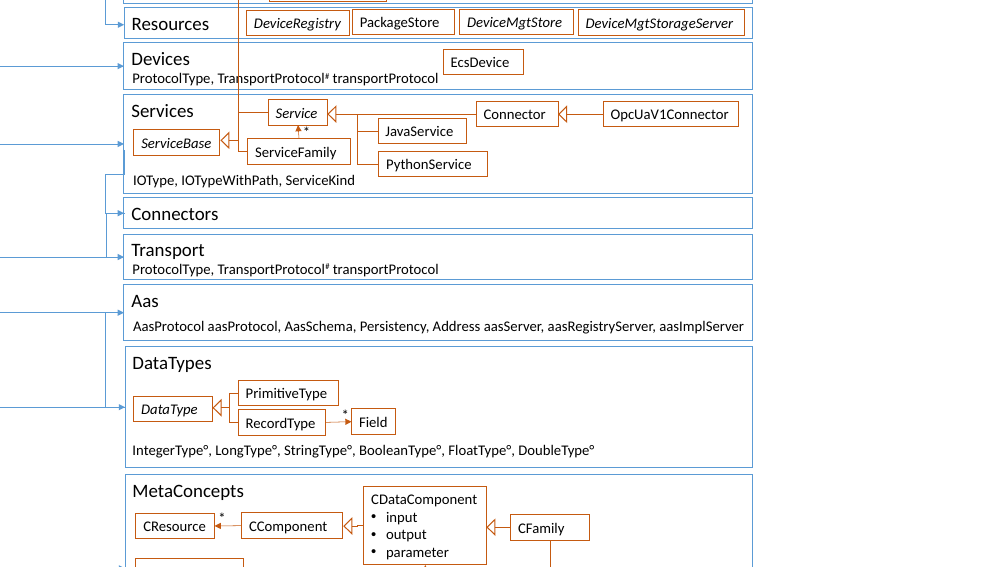
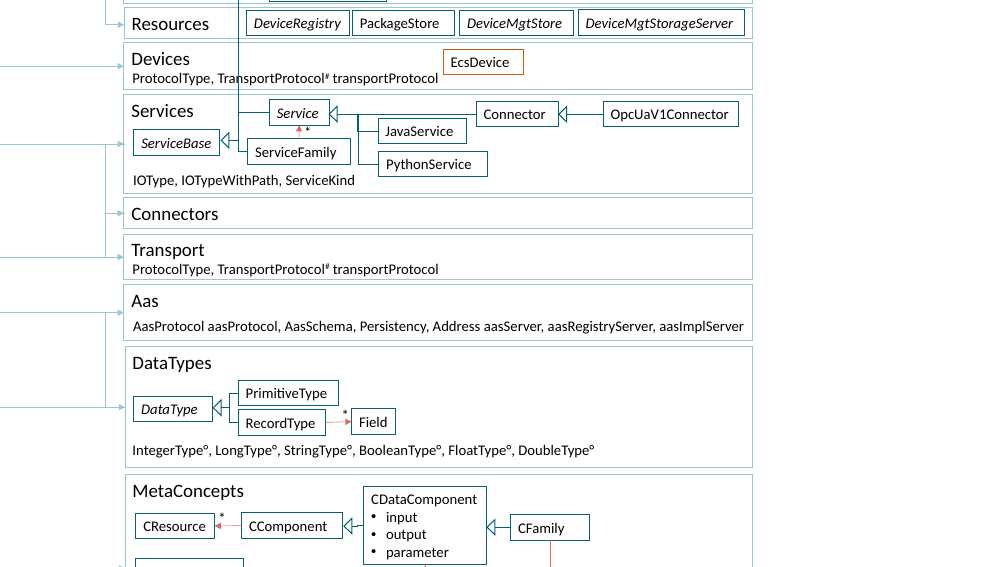
Before and after one commit to iip-ecosphere/platform, a slide deck: slide 29 of platform/documentation/src/HandbookFigures.pptx. Drawn at 1008x567 pixels with LibreOffice and Linux fonts; fonts in the diff are those of the drawing. Boxes give left, top, right and bottom in pixels: in the first picture for what was removed or moved away, otherwise in the second. Text is boxed around its words. In the diff, an @@ line names an element or a change of style, - is before the commit and + after.

```diff
--- a/platform/documentation/src/HandbookFigures.pptx
+++ b/platform/documentation/src/HandbookFigures.pptx
@@ elbow arrow (124, 0) - (124, 67): stroke #5B9BD5 0.5 pt to #9CC5D1 0.5 pt @@
@@ elbow arrow (124, 0) - (124, 25): stroke #5B9BD5 0.5 pt to #9CC5D1 0.5 pt @@
@@ outline #5B9BD5 0.75 pt to #9CC5D1 0.75 pt in 9 elements at box(125, 347, 752, 467), box(125, 475, 752, 567), box(124, 234, 752, 281), box(124, 198, 752, 228), box(124, 95, 752, 193), box(124, 42, 752, 90), box(124, 0, 752, 4), box(124, 285, 752, 340), box(124, 8, 752, 38) @@
@@ elbow line (229, 141) - (269, 0): stroke #C55A11 0.5 pt to #086171 0.5 pt @@
@@ outline #C55A11 0.75 pt to #086171 0.75 pt in 21 elements at box(136, 513, 215, 539), box(242, 513, 343, 538), box(510, 515, 589, 541), box(136, 559, 244, 567), box(134, 396, 212, 422), box(238, 380, 339, 406), box(238, 410, 325, 436), box(352, 409, 395, 435), box(364, 486, 487, 565), box(134, 129, 220, 155), box(248, 138, 351, 164), box(378, 119, 467, 144), box(379, 151, 488, 177), box(476, 101, 559, 127), box(603, 101, 738, 127), box(247, 11, 349, 36), box(578, 10, 745, 36), box(269, 0, 386, 2), box(269, 100, 329, 126), box(352, 10, 455, 36), box(460, 10, 574, 36) @@
@@ elbow arrow (124, 67) - (124, 144): stroke #5B9BD5 0.5 pt to #9CC5D1 0.5 pt @@
@@ elbow line (229, 141) - (269, 113): stroke #C55A11 0.5 pt to #086171 0.5 pt @@
@@ outline #C55A11 1 pt to #086171 1 pt in 6 elements at box(213, 400, 221, 415), box(344, 519, 352, 534), box(487, 520, 495, 535), box(222, 132, 229, 147), box(559, 107, 566, 122), box(330, 107, 337, 122) @@
@@ elbow line (337, 114) - (476, 114): stroke #C55A11 0.5 pt to #086171 0.5 pt; route changed @@
@@ elbow line (337, 114) - (379, 164): stroke #C55A11 0.5 pt to #086171 0.5 pt @@
@@ elbow line (337, 114) - (378, 132): stroke #C55A11 0.5 pt to #086171 0.5 pt; route changed @@
@@ elbow line (567, 114) - (603, 114): stroke #C55A11 0.5 pt to #086171 0.5 pt @@
@@ elbow arrow moved from (124, 150) - (124, 213) to (125, 144) - (124, 213) @@
@@ elbow arrow (125, 144) - (124, 213): stroke #5B9BD5 0.5 pt to #9CC5D1 0.5 pt @@
@@ elbow line (229, 141) - (248, 151): stroke #C55A11 0.5 pt to #086171 0.5 pt @@
@@ arrow (299, 138) - (299, 125): stroke #C55A11 0.5 pt to #D76A63 0.5 pt @@
@@ elbow arrow (125, 213) - (124, 257): stroke #5B9BD5 0.5 pt to #9CC5D1 0.5 pt; route changed @@
@@ elbow arrow (124, 257) - (124, 313): stroke #5B9BD5 0.5 pt to #9CC5D1 0.5 pt @@
@@ elbow arrow (124, 313) - (125, 408): stroke #5B9BD5 0.5 pt to #9CC5D1 0.5 pt @@
@@ elbow arrow (125, 408) - (125, 567): stroke #5B9BD5 0.5 pt to #9CC5D1 0.5 pt @@
@@ elbow line (221, 408) - (238, 393): stroke #C55A11 0.5 pt to #086171 0.5 pt @@
@@ elbow line (221, 408) - (238, 423): stroke #C55A11 0.5 pt to #086171 0.5 pt @@
@@ arrow (325, 423) - (352, 422): stroke #C55A11 0.5 pt to #D76A63 0.5 pt @@
@@ arrow (242, 526) - (215, 526): stroke #C55A11 0.5 pt to #D76A63 0.5 pt @@
@@ elbow line (352, 526) - (364, 526): stroke #C55A11 0.5 pt to #086171 0.5 pt @@
@@ elbow line (495, 527) - (510, 527): stroke #C55A11 0.5 pt to #086171 0.5 pt @@
@@ elbow arrow (550, 540) - (426, 565): stroke #C55A11 0.5 pt to #D76A63 0.5 pt @@
```
Also in this commit, not shown: 6 other slides changed, 2 other files.
